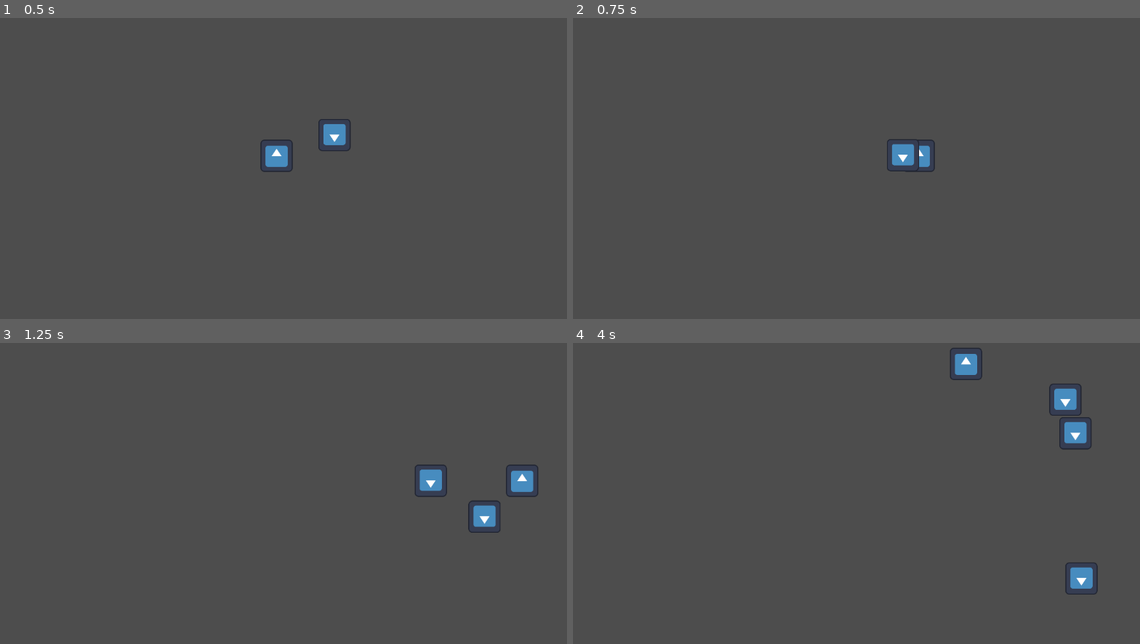
Above: before the commit, frames 1-4 (two rows, left to right).
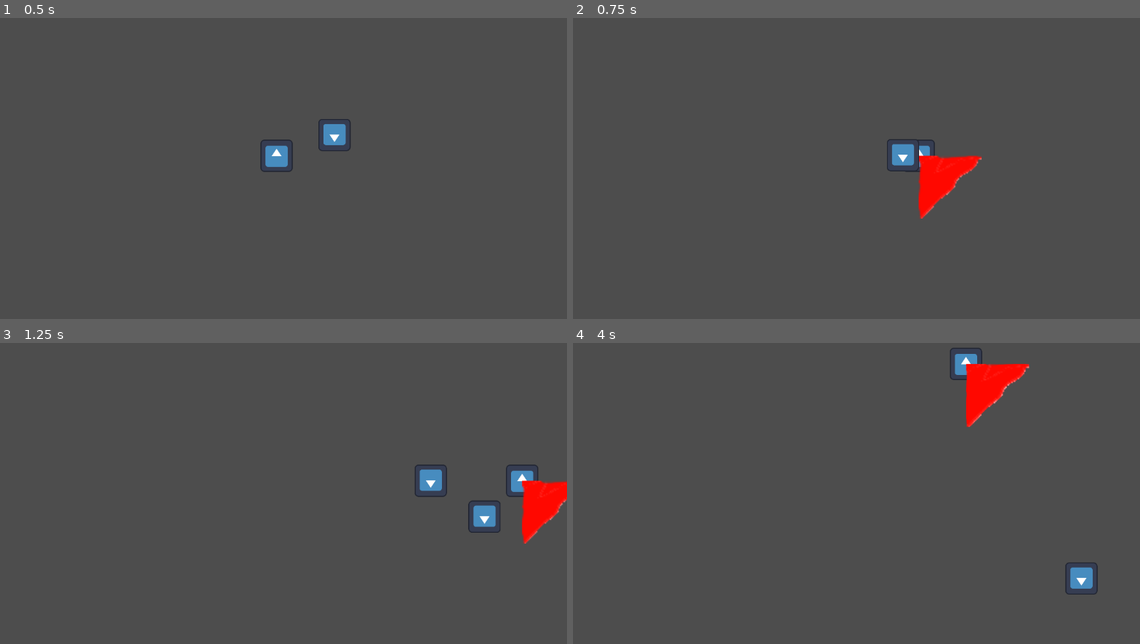
Above: after the commit, the same moments.

Repository: aWildIvysaur/elemental-project
Game: Godot game, scene res://scene/test.tscn
The game is run twice, just before and just after one commit, with the same random seed, the same clock (stepped at 60 frames per second) and the same inputs. The engine's default icon, where the game draws it, is replaced by a stand-in: a white triangle on a blue panel in a dark square.
Inputs (mouse positions are in pixels of both pictures, inside the frame that each line leads up to):
- Up to frame 1 (0.5 s): no input
- Up to frame 2 (0.75 s): move the mouse to (975, 138) at 0.52 s; hold Right (right) from 0.53 s (still down); click (975, 138) at 0.6 s
- Up to frame 3 (1.25 s): keep holding Right (right)
- Up to frame 4 (4 s): move the mouse to (731, 496) at 1.27 s; release Right (right) at 1.28 s; hold Down (down) 1.28-2.03 s; click (731, 496) at 1.35 s; move the mouse to (907, 409) at 2.02 s; hold Right (right) 2.03-2.78 s; click (907, 409) at 2.1 s; tap Enter at 2.75 s; move the mouse to (822, 544) at 2.77 s; hold Up (up) 2.78-3.53 s; click (822, 544) at 2.85 s; move the mouse to (1026, 529) at 3.52 s; hold Left (left) from 3.53 s (still down); click (1026, 529) at 3.6 s

Frame 1 is identical in both runs. In frame 2, 1.3% of the frame differs, in the area x 60-73%, y 45-67%; in frame 3, 1.1%; in frame 4, 2.1%, in the area x 69-92%, y 6-36%.
Error before the commit: Attempt to call function 'instantiate' in base 'null instance' on a null instance. (res://script/player.gd:21)

Commit message:
fix(attack): deals damage

Diff:
--- a/scene/enemy.tscn
+++ b/scene/enemy.tscn
@@ -22,4 +22,3 @@
 
 [node name="Health" type="Node" parent="."]
 script = ExtResource("3_nf6re")
-hit_cooldown = 0.01
--- a/scene/player_attack.tscn
+++ b/scene/player_attack.tscn
@@ -13,9 +13,12 @@
 
 [node name="Area2D" type="Area2D" parent="."]
 scale = Vector2(1e-05, 1e-05)
+collision_layer = 2
+collision_mask = 2
 
 [node name="FireCollision" type="CollisionPolygon2D" parent="Area2D"]
-visible = false
+position = Vector2(-0.0624989, 0.312502)
+scale = Vector2(2.125, 2.175)
 polygon = PackedVector2Array(0, 0, 0, 25, 25, 0)
 disabled = true
 
@@ -33,3 +36,6 @@
 shape = SubResource("SegmentShape2D_pf10v")
 disabled = true
 one_way_collision_margin = 1.2
+
+[connection signal="area_entered" from="Area2D" to="." method="_on_area_2d_area_entered"]
+[connection signal="body_entered" from="Area2D" to="." method="_on_area_2d_body_entered"]
--- a/script/attack.gd
+++ b/script/attack.gd
@@ -1,8 +1,15 @@
 extends Node
+
 
 var timedict = {
 	"fire": 2000,
 	"stone": 3000,
+	"lightning": 1000,
+}
+
+var invuldict = {
+	"fire": 100,
+	"stone": 1000,
 	"lightning": 1000,
 }
 
@@ -33,7 +40,8 @@
 var collider: CollisionPolygon2D
 var time_till_damage:int
 var collider_size_mult:float
-var damage_mult:float
+var damage_mult: float
+var damage_invul: int
 var damage_type:String
 var pos_start: Vector2
 var pos_end: Vector2
@@ -51,9 +59,11 @@
 func init(area_mod:String, time_mod:String, damage_mod:String, mos_pos: Vector2):
 	#region Get Derivatives
 	collider = areadict[area_mod]
+	collider.disabled = false
 	time_till_damage = timedict[time_mod]
 	collider_size_mult = sizedict[time_mod]
 	damage_mult = dmultdict[damage_mod]
+	damage_invul = invuldict[area_mod]
 	damage_type = damage_mod
 	pos_end = mos_pos
 	image = spritedict[area_mod + damage_mod]
@@ -65,3 +75,10 @@
 
 	if area_mod == "stone":
 		area.position = pos_end
+
+func _on_area_2d_body_entered(body):
+	print("hit something")
+	if body is Enemy:
+		var h = body.get_node("Health")
+		if h.get_hit_CD():
+			h.damage(100 * damage_mult, damage_type, damage_invul)
--- a/script/enemy.gd
+++ b/script/enemy.gd
@@ -19,4 +19,4 @@
 	if dist < attack_range:
 		var health = target.get_node("Health")
 		if health:
-			health.damage(1)
+			health.damage(1, "normal", 0)
--- a/script/health.gd
+++ b/script/health.gd
@@ -3,21 +3,30 @@
 
 @export var health: int = 100
 
-@export var hit_cooldown: float = 1.0
-var last_hit: int = 0
+var next_hit: int = 0
 
 var parent: Node
 
+enum AttackKind {
+	fire,
+	stone,
+	lightning,
+	normal,
+}
+
+
 func _ready():
-    parent = get_parent()
+	parent = get_parent()
 
-func damage(amount: int):
-    var ms = Time.get_ticks_msec()
-    if last_hit == 0 or ms - last_hit > hit_cooldown * 1000:
-        health -= amount
-        last_hit = ms
-        if health <= 0:
-            die()
+func damage(amount: int, type: String, invul_time: int):
+	var ms = Time.get_ticks_msec()
+	health -= amount
+	next_hit = ms + invul_time
+	if health <= 0:
+		die()
+
+func get_hit_CD():
+	return next_hit <= Time.get_ticks_msec()
 
 func die():
-    parent.queue_free()
+	parent.queue_free()
--- a/script/player.gd
+++ b/script/player.gd
@@ -4,7 +4,7 @@
 const SPEED = 700
 const ACCELERATION = 0.8
 
-var attack = load("res://scene/Player/player_attack.tscn")
+var attack = load("res://scene/player_attack.tscn")
 
 func _physics_process(_delta: float):
 	# Normalized input vector, ensures strafing is not faster than moving forward
@@ -19,7 +19,7 @@
 
 func make_attack(element1:String, element2:String, element3:String):
 	var a = attack.instantiate()
-	if element1 == "fire":
+	if element1 != "stone":
 		add_child(a)
 	else:
 		get_parent().add_child(a)
